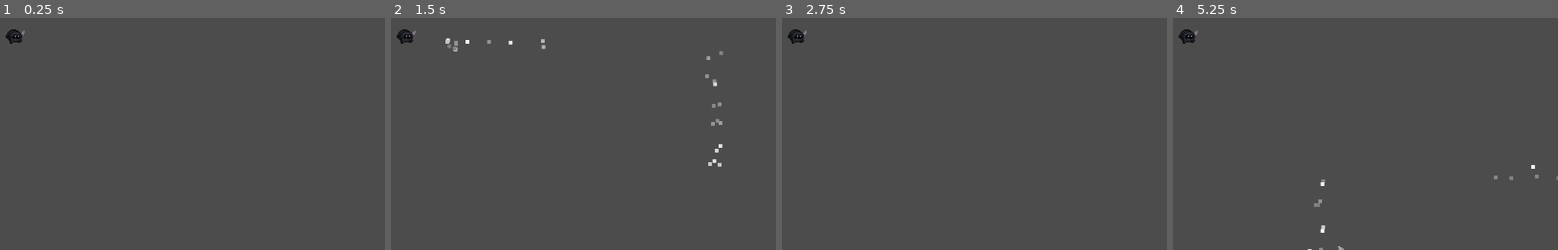
Above: before the commit, frames 1-4 (left to right).
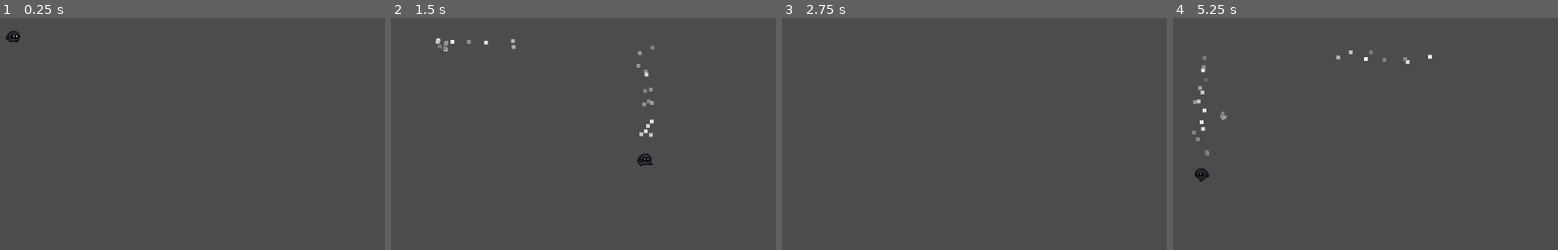
Above: after the commit, the same moments.

Repository: farbest/hatGame
Game: Godot game, scene res://TestScene.tscn
Same seed, same stepped clock (60 frames per second), same inputs: the game is played once before the commit and once after it.
Inputs (mouse positions are in pixels of both pictures, inside the frame that each line leads up to):
- Up to frame 1 (0.25 s): no input
- Up to frame 2 (1.5 s): tap Enter at 0.5 s; move the mouse to (outside the picture) at 0.52 s; hold Right (ui_right) 0.53-1.28 s; tap Space (dash) at 0.6, 1.35 s; click (outside the picture) at 0.67 s; move the mouse to (outside the picture) at 1.27 s; hold Down (ui_down) from 1.28 s (still down)
- Up to frame 3 (2.75 s): move the mouse to (outside the picture) at 2.02 s; release Down (ui_down) at 2.03 s; hold Right (ui_right) from 2.03 s (still down); tap Space (dash) at 2.1 s
- Up to frame 4 (5.25 s): tap Space (dash) at 2.75, 2.85, 3.6, 4.35, 5.1 s; move the mouse to (outside the picture) at 2.77 s; release Right (ui_right) at 2.78 s; hold Up (ui_up) 2.78-3.53 s; click (outside the picture) at 2.92 s; tap Enter at 3.5 s; move the mouse to (1404, 94) at 3.52 s; hold Left (ui_left) 3.53-5.03 s; move the mouse to (outside the picture) at 4.27 s; move the mouse to (1215, 27) at 5.02 s; hold Down (ui_down) from 5.03 s (still down); click (1215, 27) at 5.17 s

The runs differ from the first frame. In frame 1, 0.1% of the frame differs, in the area x 1-7%, y 4-12%; in frame 2, 1.2%, in the area x 1-87%, y 4-65%; in frame 3, 0.2%; in frame 4, 1.0%.

Commit message:
added player animations

Diff:
--- /dev/null
+++ b/BaseEntity/Hitbox/Hitbox.gd
@@ -0,0 +1,3 @@
+extends Area2D
+
+export (int) var damage = 1
--- /dev/null
+++ b/BaseEntity/Hitbox/Hitbox.tscn
@@ -0,0 +1,13 @@
+[gd_scene load_steps=3 format=2]
+
+[ext_resource path="res://BaseEntity/Hitbox/Hitbox.gd" type="Script" id=1]
+
+[sub_resource type="CapsuleShape2D" id=1]
+radius = 11.0
+height = 16.0
+
+[node name="Hitbox" type="Area2D"]
+script = ExtResource( 1 )
+
+[node name="CollisionShape2D" type="CollisionShape2D" parent="."]
+shape = SubResource( 1 )
--- /dev/null
+++ b/Ennemies/BaseEnnemy/BaseEnnemyPreset.tscn
@@ -0,0 +1,3 @@
+[gd_scene format=2]
+
+[node name="KinematicBody2D" type="KinematicBody2D"]
--- a/PlayerRelated/Player/Scripts/PlayerMovement.gd
+++ b/PlayerRelated/Player/Scripts/PlayerMovement.gd
@@ -3,13 +3,15 @@
 onready var dashParticles = $DashParticles
 onready var playerPosition = $PlayerPosition
 onready var knifeReloadTimer = $KnifeReload
+onready var sprite = $Sprite
+onready var animationTree = $AnimationTree
 const knifeScene = preload("res://PlayerRelated/knife/Knife.tscn")
 
 var baseDamage = 100
 
 export (int) var walkSpeed = 400
 export (int) var dashSpeed = 2000
-export (int) var life = 3
+export (int) var healthPoints = 3
 export (float) var attackSpeed = 1.0
 export (float) var damage = baseDamage
 
@@ -28,37 +30,55 @@
 	canDash = true
 	isDashing = false
 
-func dash():
-	var dashDirection = direction
+func dash(dashDirection):
 	if dashDirection.x == 0 && dashDirection.y == 0:
 		dashDirection = Vector2(1,0)
 	velocity = dashDirection.normalized() * dashSpeed
 
 
 func player_movement():
-	if isDashing:
-		dash()
+
+	var movingX = false
+	var movingY = false
+	if Input.is_action_pressed("ui_right"):
+		direction.x = 1
+		movingX = true
+
+	if Input.is_action_pressed("ui_left"):
+		direction.x = -1
+		movingX = true
+
+	if Input.is_action_pressed("ui_down"):
+		direction.y = 1
+		movingY = true
+
+	if Input.is_action_pressed("ui_up"):
+		direction.y = -1
+		movingY = true
+
+	var newDirection = Vector2()
+
+	if movingX || movingY :
+		if(movingX):
+			newDirection.x = direction.x
+		if(movingY):
+			newDirection.y = direction.y
+
+		if isDashing:
+			dash(newDirection)
+		else:
+			velocity = newDirection.normalized() * walkSpeed
+			animationTree.get('parameters/playback').travel('run')
 	else:
-		direction = Vector2()
-		if Input.is_action_pressed("ui_right"):
-			direction.x += 1
+		animationTree.get('parameters/playback').travel('idle')
 
-		if Input.is_action_pressed("ui_left"):
-			direction.x -= 1
+	if Input.is_action_just_pressed("dash"):
+		init_dash()
 
-		if Input.is_action_pressed("ui_down"):
-			direction.y += 1
+	sprite.flip_h = direction.x == -1
 
-		if Input.is_action_pressed("ui_up"):
-			direction.y -= 1
-
-		velocity = direction.normalized() * walkSpeed
-
-		if Input.is_action_just_pressed("dash"):
-			init_dash()
-
-	velocity.x = lerp(velocity.x,0,0.1)
-	velocity.y = lerp(velocity.y,0,0.1)
+	velocity.x = lerp(velocity.x,0,0.3)
+	velocity.y = lerp(velocity.y,0,0.3)
 
 func player_shooting():
 	if Input.is_mouse_button_pressed(BUTTON_LEFT) and knifeReloadTimer.is_stopped():
--- a/PlayerRelated/knife/Knife.tscn
+++ b/PlayerRelated/knife/Knife.tscn
@@ -48,7 +48,7 @@
 [node name="AnimatedSprite" type="AnimatedSprite" parent="."]
 physics_interpolation_mode = 1
 frames = SubResource( 6 )
-frame = 3
+frame = 4
 playing = true
 
 [node name="CollisionShape2D" type="CollisionShape2D" parent="."]
--- a/TestScene.tscn
+++ b/TestScene.tscn
@@ -1,8 +1,7 @@
-[gd_scene load_steps=17 format=2]
+[gd_scene load_steps=16 format=2]
 
 [ext_resource path="res://PlayerRelated/Player/Scripts/PlayerMovement.gd" type="Script" id=1]
-[ext_resource path="res://PlayerRelated/Player/Sprites/idle.png" type="Texture" id=2]
-[ext_resource path="res://PlayerRelated/Player/Sprites/running.png" type="Texture" id=3]
+[ext_resource path="res://PlayerRelated/Player/Sprites/player.png" type="Texture" id=2]
 
 [sub_resource type="CircleShape2D" id=2]
 
@@ -24,87 +23,44 @@
 scale = 5.0
 color_initial_ramp = SubResource( 5 )
 
-[sub_resource type="AnimationNodeAnimation" id=6]
-animation = "idle"
-
-[sub_resource type="AnimationNodeAnimation" id=7]
-animation = "running"
-
-[sub_resource type="AnimationNodeStateMachineTransition" id=8]
-
-[sub_resource type="AnimationNodeStateMachineTransition" id=9]
-
-[sub_resource type="AnimationNodeStateMachine" id=10]
-states/idle/node = SubResource( 6 )
-states/idle/position = Vector2( 217.667, 68.3333 )
-states/running/node = SubResource( 7 )
-states/running/position = Vector2( 401.667, 69.6667 )
-transitions = [ "idle", "running", SubResource( 8 ), "running", "idle", SubResource( 9 ) ]
-
-[sub_resource type="AnimationNodeStateMachinePlayback" id=11]
-
-[sub_resource type="Animation" id=12]
+[sub_resource type="Animation" id=6]
 length = 0.001
 tracks/0/type = "value"
-tracks/0/path = NodePath("AnimationPlayer/idle:frame")
+tracks/0/path = NodePath("Sprite:frame")
 tracks/0/interp = 1
 tracks/0/loop_wrap = true
 tracks/0/imported = false
 tracks/0/enabled = true
 tracks/0/keys = {
-"times": PoolRealArray( 0 ),
-"transitions": PoolRealArray( 1 ),
+"times": PoolRealArray(  ),
+"transitions": PoolRealArray(  ),
 "update": 0,
-"values": [ 0 ]
-}
-tracks/1/type = "value"
-tracks/1/path = NodePath("AnimationPlayer/running:frame")
-tracks/1/interp = 1
-tracks/1/loop_wrap = true
-tracks/1/imported = false
-tracks/1/enabled = true
-tracks/1/keys = {
-"times": PoolRealArray( 0 ),
-"transitions": PoolRealArray( 1 ),
-"update": 0,
-"values": [ 0 ]
-}
-tracks/2/type = "value"
-tracks/2/path = NodePath("AnimationPlayer/idle:texture")
-tracks/2/interp = 1
-tracks/2/loop_wrap = true
-tracks/2/imported = false
-tracks/2/enabled = true
-tracks/2/keys = {
-"times": PoolRealArray( 0 ),
-"transitions": PoolRealArray( 1 ),
-"update": 0,
-"values": [ ExtResource( 2 ) ]
+"values": [  ]
 }
 
-[sub_resource type="Animation" id=13]
+[sub_resource type="Animation" id=7]
 resource_name = "idle"
 length = 0.6
 loop = true
 tracks/0/type = "value"
-tracks/0/path = NodePath("AnimationPlayer/idle:frame")
+tracks/0/path = NodePath("Sprite:frame")
 tracks/0/interp = 1
 tracks/0/loop_wrap = true
 tracks/0/imported = false
 tracks/0/enabled = true
 tracks/0/keys = {
-"times": PoolRealArray( 0, 0.1, 0.2, 0.3, 0.4, 0.5, 0.6 ),
-"transitions": PoolRealArray( 1, 1, 1, 1, 1, 1, 1 ),
+"times": PoolRealArray( 0, 0.1, 0.2, 0.3, 0.4, 0.5 ),
+"transitions": PoolRealArray( 1, 1, 1, 1, 1, 1 ),
 "update": 1,
-"values": [ 0, 1, 2, 3, 4, 5, 5 ]
+"values": [ 0, 1, 2, 3, 4, 4 ]
 }
 
-[sub_resource type="Animation" id=14]
-resource_name = "running"
+[sub_resource type="Animation" id=8]
+resource_name = "run"
 length = 0.8
 loop = true
 tracks/0/type = "value"
-tracks/0/path = NodePath("AnimationPlayer/running:frame")
+tracks/0/path = NodePath("Sprite:frame")
 tracks/0/interp = 1
 tracks/0/loop_wrap = true
 tracks/0/imported = false
@@ -113,8 +69,28 @@
 "times": PoolRealArray( 0, 0.1, 0.2, 0.3, 0.4, 0.5, 0.6, 0.7 ),
 "transitions": PoolRealArray( 1, 1, 1, 1, 1, 1, 1, 1 ),
 "update": 1,
-"values": [ 0, 1, 2, 3, 4, 5, 6, 7 ]
+"values": [ 8, 9, 10, 11, 12, 13, 14, 15 ]
 }
+
+[sub_resource type="AnimationNodeAnimation" id=14]
+animation = "idle"
+
+[sub_resource type="AnimationNodeAnimation" id=15]
+animation = "run"
+
+[sub_resource type="AnimationNodeStateMachineTransition" id=16]
+
+[sub_resource type="AnimationNodeStateMachineTransition" id=17]
+
+[sub_resource type="AnimationNodeStateMachine" id=12]
+states/idle/node = SubResource( 14 )
+states/idle/position = Vector2( 321.667, 69.6667 )
+states/run/node = SubResource( 15 )
+states/run/position = Vector2( 545.667, 69.6667 )
+transitions = [ "idle", "run", SubResource( 16 ), "run", "idle", SubResource( 17 ) ]
+start_node = "idle"
+
+[sub_resource type="AnimationNodeStateMachinePlayback" id=13]
 
 [node name="Node2D" type="Node2D"]
 position = Vector2( 527, 305 )
@@ -128,7 +104,7 @@
 position = Vector2( 0, 2 )
 
 [node name="PlayerCollision" type="CollisionShape2D" parent="Player"]
-position = Vector2( 0, 4 )
+position = Vector2( -1, 7 )
 shape = SubResource( 2 )
 
 [node name="DashParticles" type="Particles2D" parent="Player"]
@@ -144,22 +120,19 @@
 wait_time = 0.5
 one_shot = true
 
-[node name="AnimationTree" type="AnimationTree" parent="Player"]
-tree_root = SubResource( 10 )
-anim_player = NodePath("../AnimationPlayer")
-parameters/playback = SubResource( 11 )
+[node name="Sprite" type="Sprite" parent="Player"]
+texture = ExtResource( 2 )
+hframes = 8
+vframes = 2
+frame = 1
 
 [node name="AnimationPlayer" type="AnimationPlayer" parent="Player"]
-anims/RESET = SubResource( 12 )
-anims/idle = SubResource( 13 )
-anims/running = SubResource( 14 )
+anims/RESET = SubResource( 6 )
+anims/idle = SubResource( 7 )
+anims/run = SubResource( 8 )
 
-[node name="idle" type="Sprite" parent="Player/AnimationPlayer"]
-position = Vector2( 527, 305 )
-texture = ExtResource( 2 )
-hframes = 6
-
-[node name="running" type="Sprite" parent="Player/AnimationPlayer"]
-position = Vector2( 530, 307 )
-texture = ExtResource( 3 )
-hframes = 8
+[node name="AnimationTree" type="AnimationTree" parent="Player"]
+tree_root = SubResource( 12 )
+anim_player = NodePath("../AnimationPlayer")
+active = true
+parameters/playback = SubResource( 13 )
--- a/project.godot
+++ b/project.godot
@@ -70,6 +70,7 @@
 2d_physics/layer_2="Player"
 2d_physics/layer_3="Ennemies"
 2d_physics/layer_4="Projectiles"
+2d_physics/layer_5="Collectable"
 
 [mono]
 
Binary file removed: PlayerRelated/Player/Sprites/idle.png
Binary file added: PlayerRelated/Player/Sprites/player.png
Not shown, changed: PlayerRelated/Player/Sprites/player.png.import
Binary file removed: PlayerRelated/Player/Sprites/running.png
Not shown, removed: PlayerRelated/Player/Sprites/running.png.import
